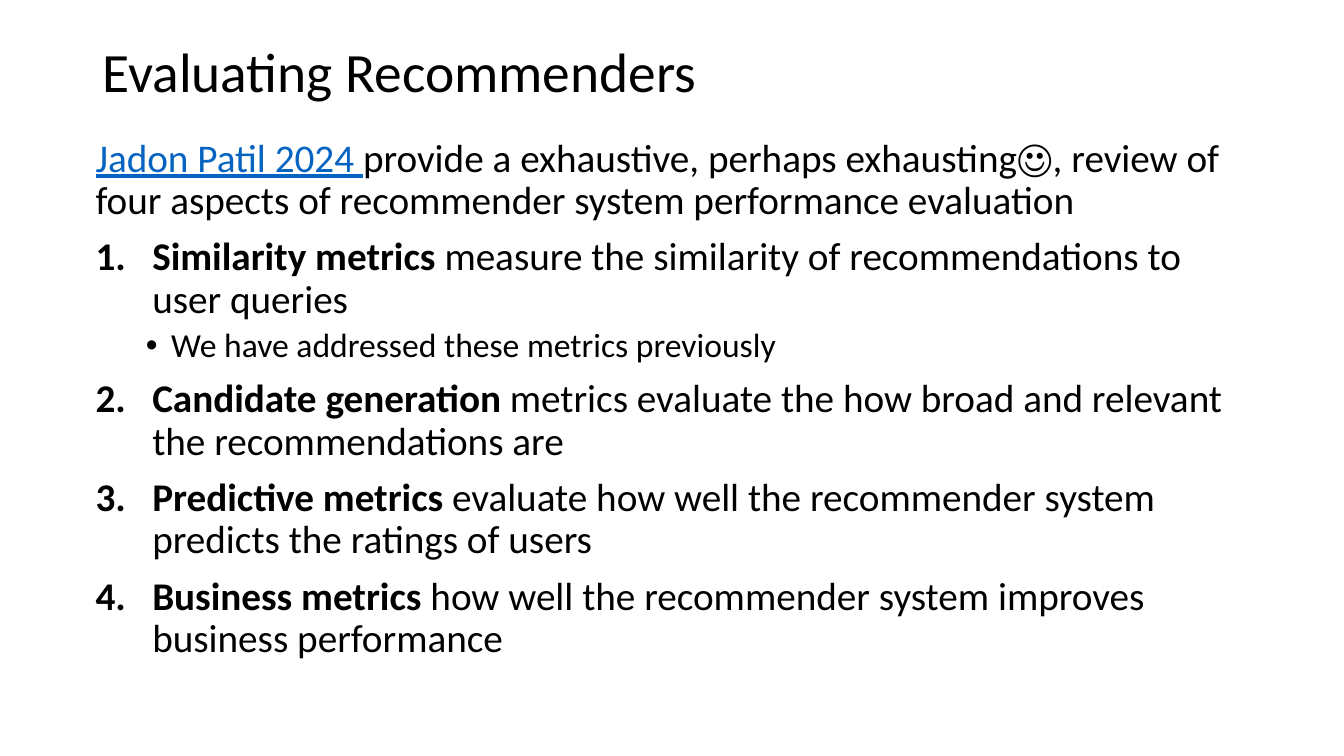
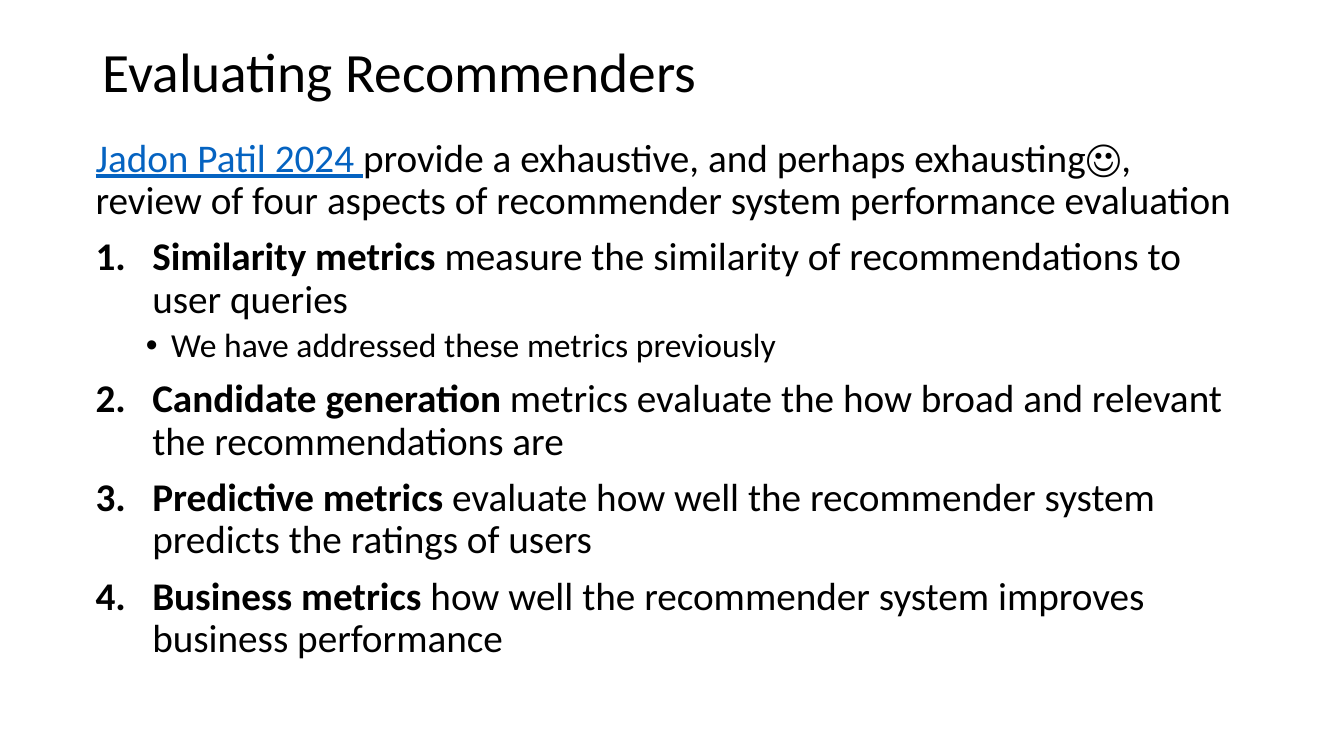
Before and after one commit to StephenElston/CSCI-E-108, a slide deck: slide 57 of slides/11_RecommenderSystems_Part1.pptx. Drawn at 1344x756 pixels with LibreOffice and Linux fonts; fonts in the diff are those of the drawing. Boxes give left, top, right and bottom in pixels: in the first picture for what was removed or moved away, otherwise in the second. Text is boxed around its words. In the diff, an @@ line names an element or a change of style, - is before the commit and + after.

```diff
--- a/slides/11_RecommenderSystems_Part1.pptx
+++ b/slides/11_RecommenderSystems_Part1.pptx
@@ text at (x1=96, y1=144, x2=1231, y2=221): text changed @@
-Jadon Patil 2024 provide a exhaustive, perhaps exhausting☺, review of four aspects of recommender system performance evaluation
+Jadon Patil 2024 provide a exhaustive, and perhaps exhausting☺, review of four aspects of recommender system performance evaluation
```
Also in this commit, not shown: 11 other slides changed.
